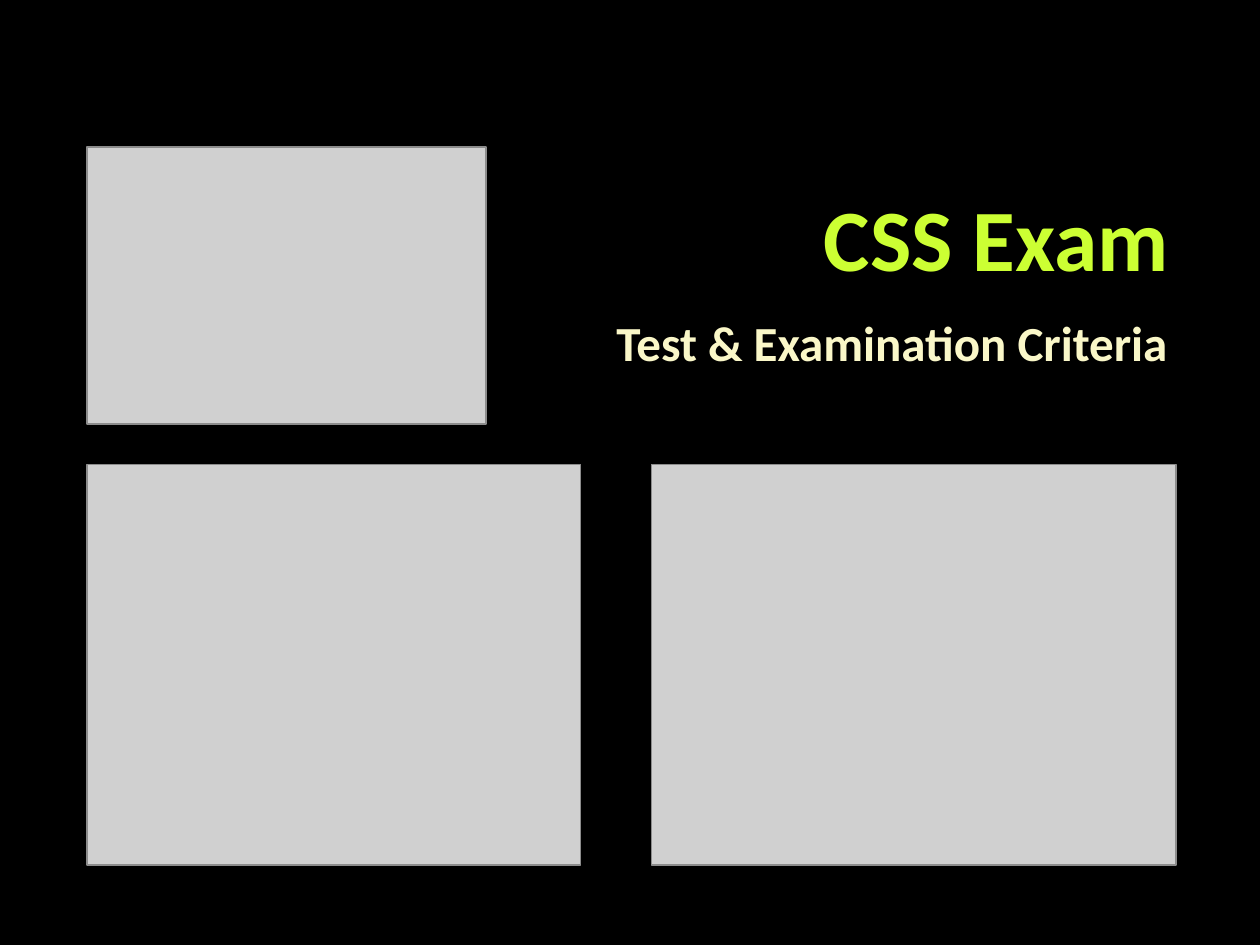
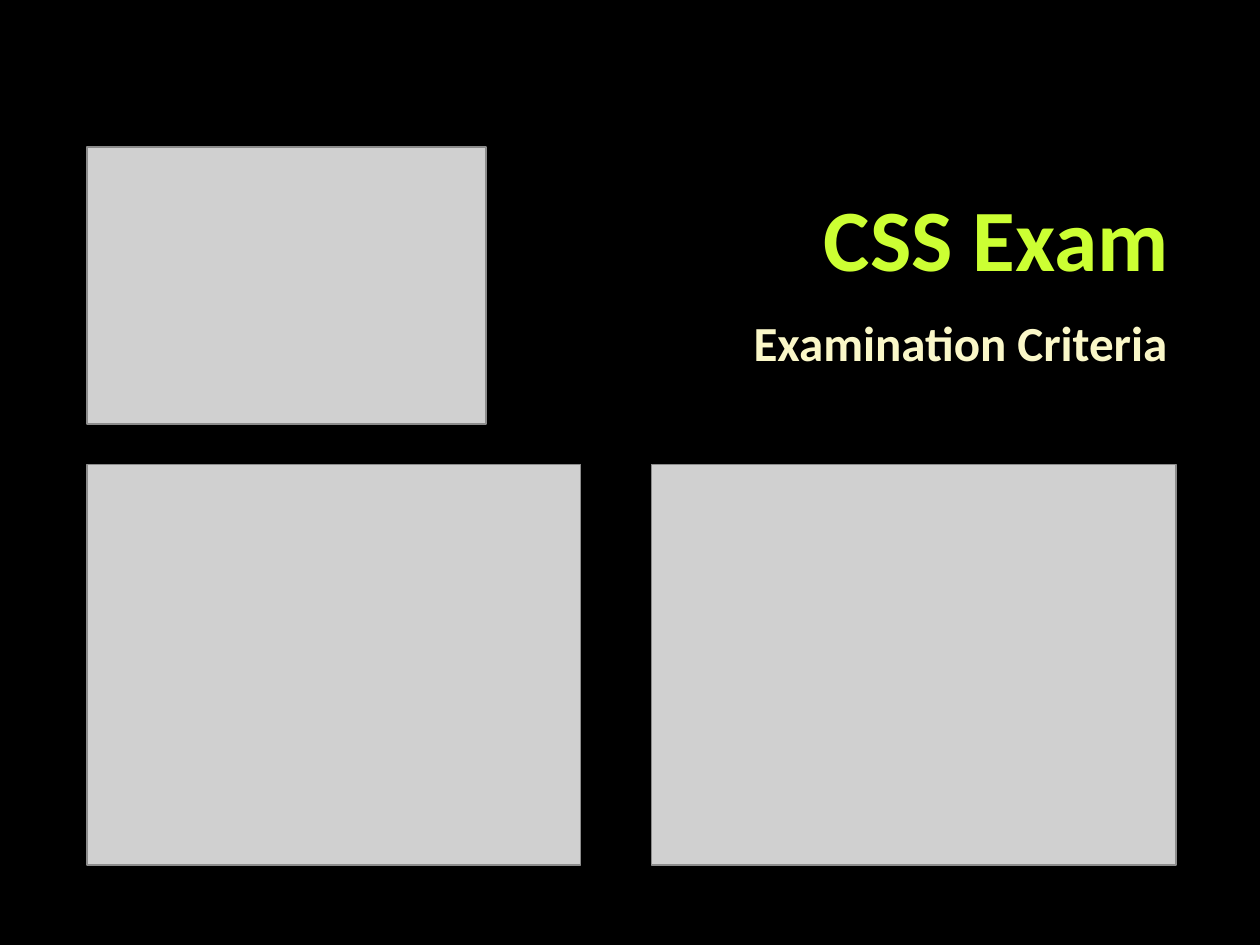
Before and after one commit to StefanSinapov/TelerikAcademy, a slide deck: slide 5 of 5. CSS/Lectures/0. CSS-Course-Introduction.pptx. Drawn at 1260x945 pixels with LibreOffice and Linux fonts; fonts in the diff are those of the drawing; grey boxes stand for pictures; background and template pictures are left out. Boxes give left, top, right and bottom in pixels: in the first picture for what was removed or moved away, otherwise in the second. Text is boxed around its words. In the diff, an @@ line names an element or a change of style, - is before the commit and + after.

```diff
--- a/5. CSS/Lectures/0. CSS-Course-Introduction.pptx
+++ b/5. CSS/Lectures/0. CSS-Course-Introduction.pptx
@@ subtitle at box(754, 326, 1167, 362): text changed @@
-Test & Examination Criteria
+Examination Criteria
```
Also in this commit, not shown: 4 other slides changed, 1 slide added, 3 slides removed, 1 other file.
